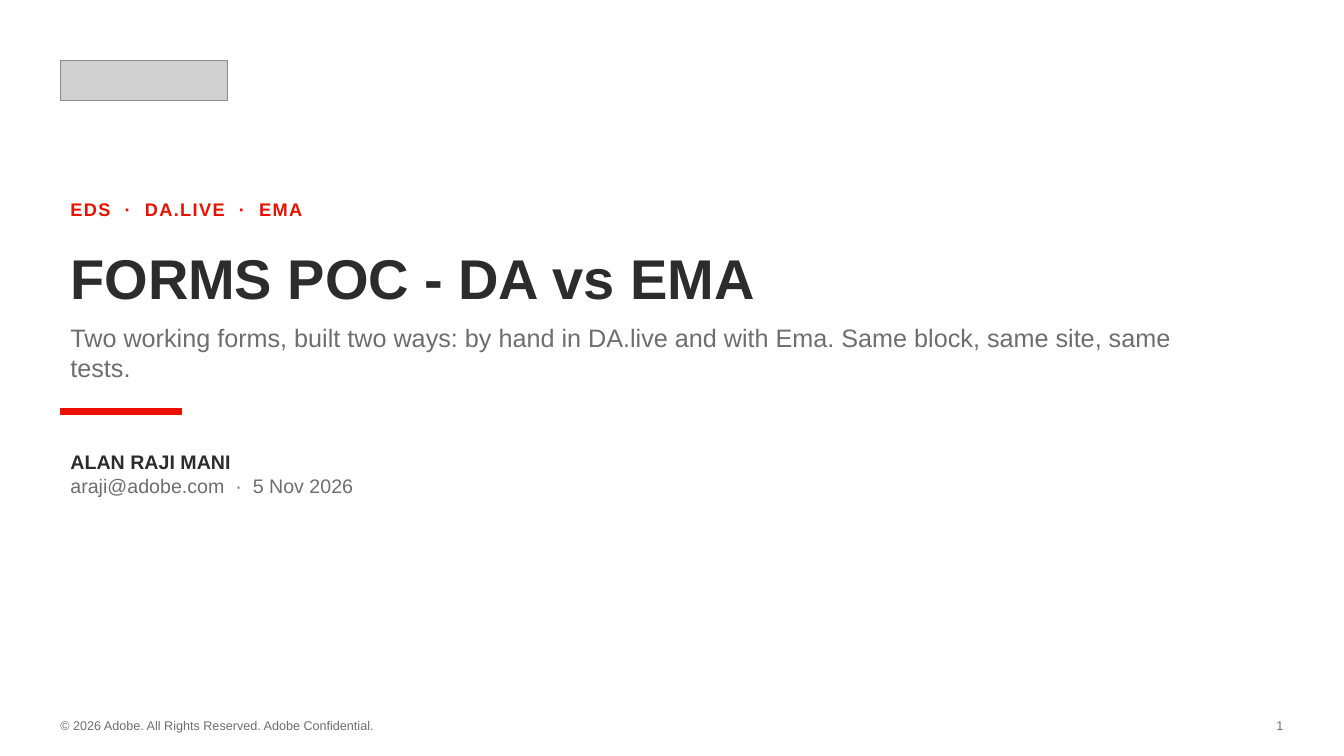
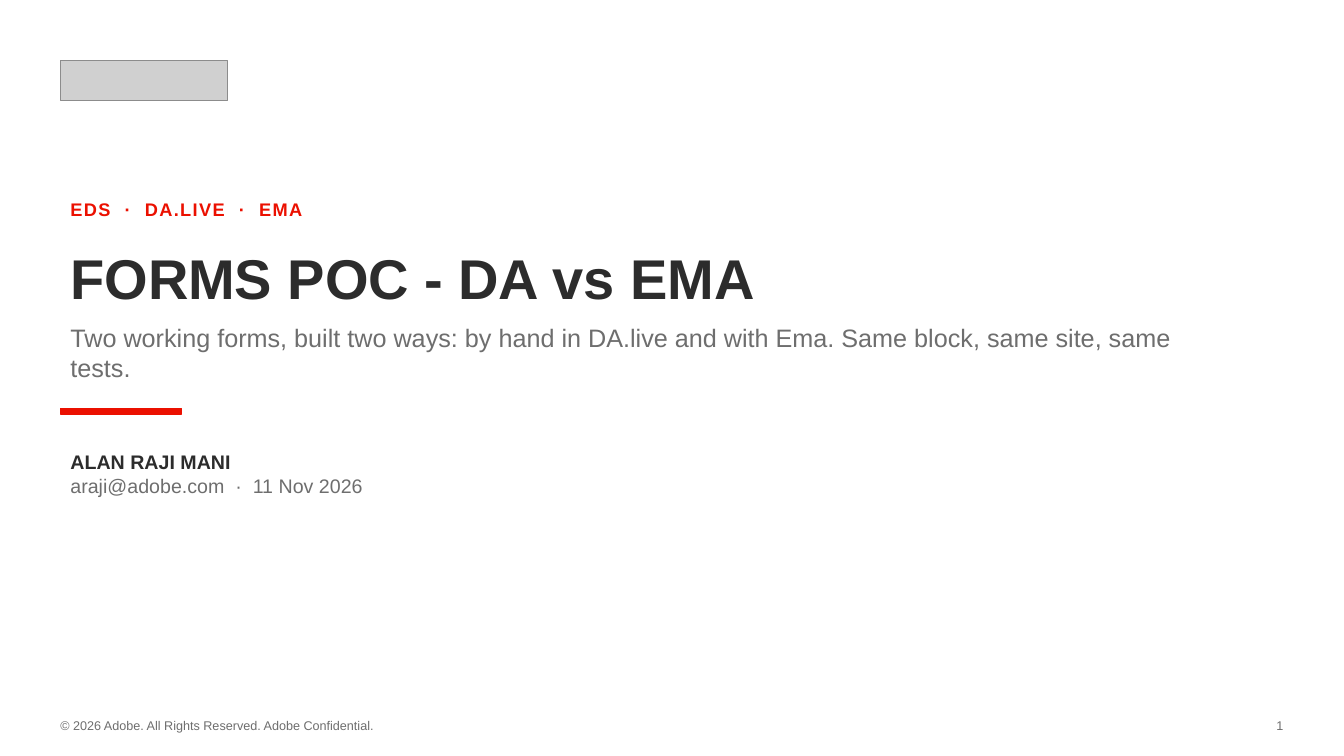
Before and after one commit to ARAJI-ADOBE/bv-poc-wknd-aln, a slide deck: slide 1 of testing/forms/Forms-POC-DA-vs-Ema.pptx. Drawn at 1344x756 pixels with LibreOffice and Linux fonts; fonts in the diff are those of the drawing; grey boxes stand for pictures. Boxes give left, top, right and bottom in pixels: in the first picture for what was removed or moved away, otherwise in the second. Text is boxed around its words. In the diff, an @@ line names an element or a change of style, - is before the commit and + after.

```diff
--- a/testing/forms/Forms-POC-DA-vs-Ema.pptx
+++ b/testing/forms/Forms-POC-DA-vs-Ema.pptx
@@ text at [70,479,363,497]: text changed @@
-araji@adobe.com · 5 Nov 2026
+araji@adobe.com · 11 Nov 2026
```
Also in this commit, not shown: 4 other slides changed, 3 slides added, 12 other files.
